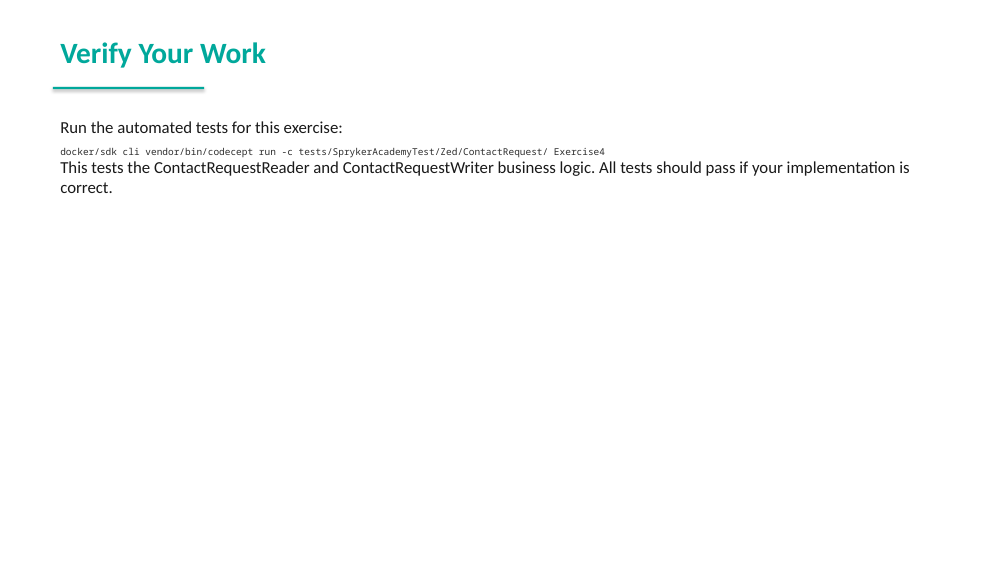
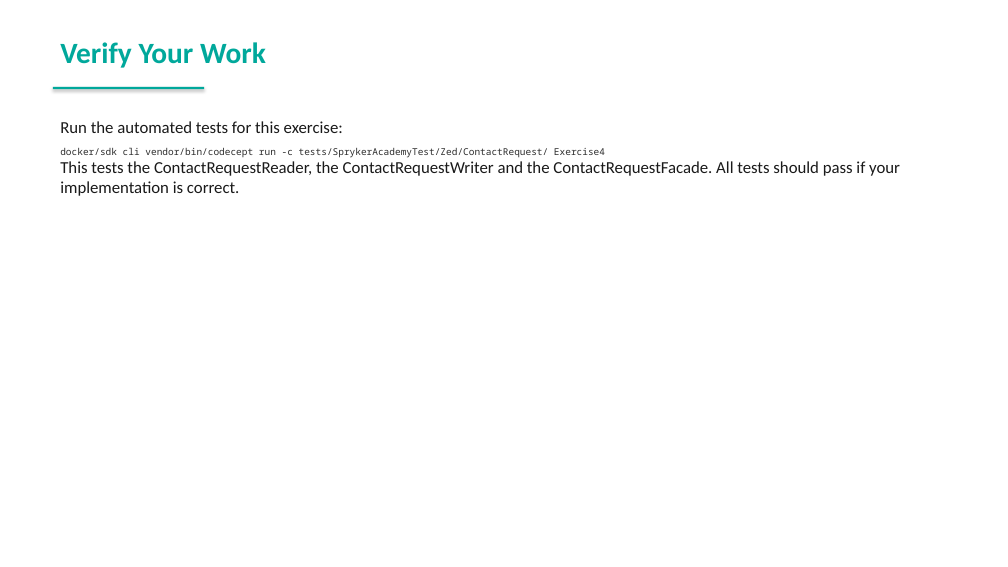
Before and after one commit to spryker-academy/instructor-exercises, a slide deck: slide 120 of guides-pptx/spryker-academy-fundamental.pptx. Drawn at 1008x567 pixels with LibreOffice and Linux fonts; fonts in the diff are those of the drawing. Boxes give left, top, right and bottom in pixels: in the first picture for what was removed or moved away, otherwise in the second. Text is boxed around its words. In the diff, an @@ line names an element or a change of style, - is before the commit and + after.

```diff
--- a/guides-pptx/spryker-academy-fundamental.pptx
+++ b/guides-pptx/spryker-academy-fundamental.pptx
@@ text at (60,161,900,196): text changed @@
-This tests the ContactRequestReader and ContactRequestWriter business logic. All tests should pass if your implementation is correct.
+This tests the ContactRequestReader, the ContactRequestWriter and the ContactRequestFacade. All tests should pass if your implementation is correct.
```
Also in this commit, not shown: 4 other slides changed, 1 slide added, 4 other files.
